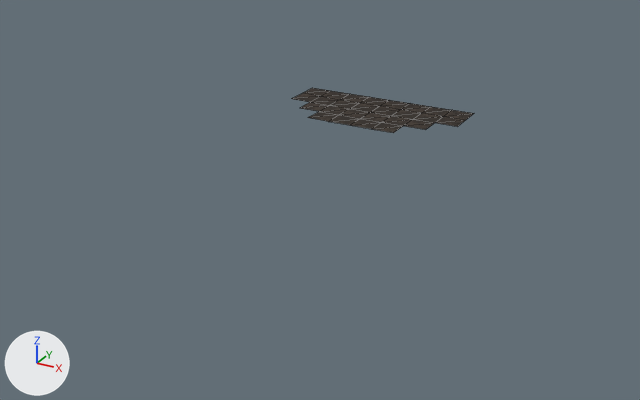
The glTF model Assets/3D/CaveCamp/floor_1_-5.glb, before and after one commit.
Rendered twice from a 50 mm camera at (149.3, 180.6, 47.9) aimed at (91.3, 286.1, -4.8). Lighting does not change. The marker at lower left points along +X, +Y and +Z. The older version comes first. Mesh edges are drawn as thin lines. Vertices at exactly the same position are counted once.

The first picture shows 'floor_1_-5'.
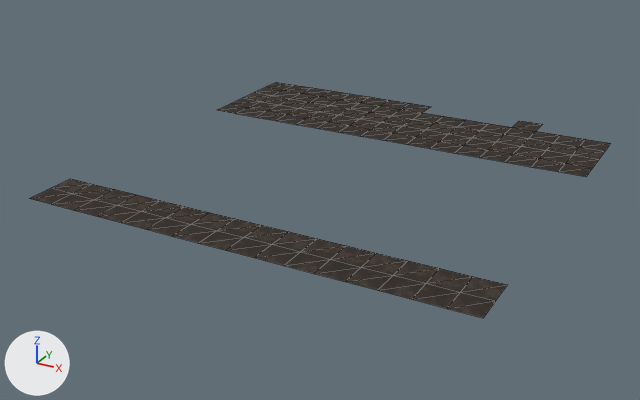
Pixel boxes [x1, y1, x2, y2] of what changed, in the pictures (640 x 400 px):
```json
{"object": "floor_1_-5", "change": "reshaped", "before": [292, 88, 474, 133], "after": [29, 82, 611, 318], "on screen": "219% wider, 415% taller"}
{"part": 1, "of": "me_floor_1__5", "change": "added", "after": [29, 179, 507, 318]}
{"part": 2, "of": "me_floor_1__5", "change": "built on", "before": [423, 107, 474, 120], "after": [218, 82, 611, 177]}
```

Edits to the scene script, one JSON object a line:
```json
{"block": "me_floor_1__5", "where": "# used by ob_floor_1__5; location = (0.0, 0.0, 0.0)"}
{"op": "remove", "block": "me_floor_1__5", "code": "me_floor_1__5.from_pydata(...)  # 39 vertices, 52 faces; spans x 70.0..102.0, y 306.0..322.0, z 0.0"}
{"op": "add", "block": "me_floor_1__5", "code": "me_floor_1__5.from_pydata(...)  # 147 vertices, 210 faces; spans x 62.0..126.0, y 258.0..322.0, z 0.0"}
{"block": "me_floor_1__5", "change": "me_floor_1__5 part 1: a new loose piece of 51 vertices spanning x 62.0..126.0, y 258.0..266.0, z 0.0, in mat_floor_1__5"}
{"block": "me_floor_1__5", "change": "me_floor_1__5 part 2"}
{"block": "me_floor_1__5", "change": "2 vertices are removed from x 98.0..102.0, y 322.0, z 0.0"}
{"block": "me_floor_1__5", "change": "4 faces are deleted"}
{"block": "me_floor_1__5", "change": "7 vertices are added at x 62.0..126.0, y 302.0..322.0, z 0.0"}
{"block": "me_floor_1__5", "change": "11 new vertices lie (-4.0, -4.0, 0.0) away from vertices in x 70.0..94.0, y 306.0..322.0, z 0.0"}
{"block": "me_floor_1__5", "change": "6 new vertices lie (-4.0, 0.0, 0.0) away from vertices in x 66.0..74.0, y 302.0..322.0, z 0.0"}
{"block": "me_floor_1__5", "change": "5 new vertices lie (0.0, -4.0, 0.0) away from vertices in x 62.0..102.0, y 306.0..314.0, z 0.0"}
{"block": "me_floor_1__5", "change": "5 new vertices lie (4.0, 0.0, 0.0) away from vertices in x 94.0..102.0, y 302.0..318.0, z 0.0"}
{"block": "me_floor_1__5", "change": "5 new vertices lie (4.0, 0.0, 0.0) away from vertices in x 98.0..106.0, y 302.0..318.0, z 0.0"}
{"block": "me_floor_1__5", "change": "5 new vertices lie (4.0, 0.0, 0.0) away from vertices in x 102.0..110.0, y 302.0..318.0, z 0.0"}
{"block": "me_floor_1__5", "change": "5 new vertices lie (4.0, 0.0, 0.0) away from vertices in x 106.0..114.0, y 302.0..318.0, z 0.0"}
{"block": "me_floor_1__5", "change": "5 new vertices lie (4.0, 0.0, 0.0) away from vertices in x 110.0..118.0, y 302.0..318.0, z 0.0"}
{"block": "me_floor_1__5", "change": "5 new vertices lie (4.0, 0.0, 0.0) away from vertices in x 114.0..122.0, y 302.0..318.0, z 0.0"}
{"block": "me_floor_1__5", "change": "98 new faces join them"}
```
